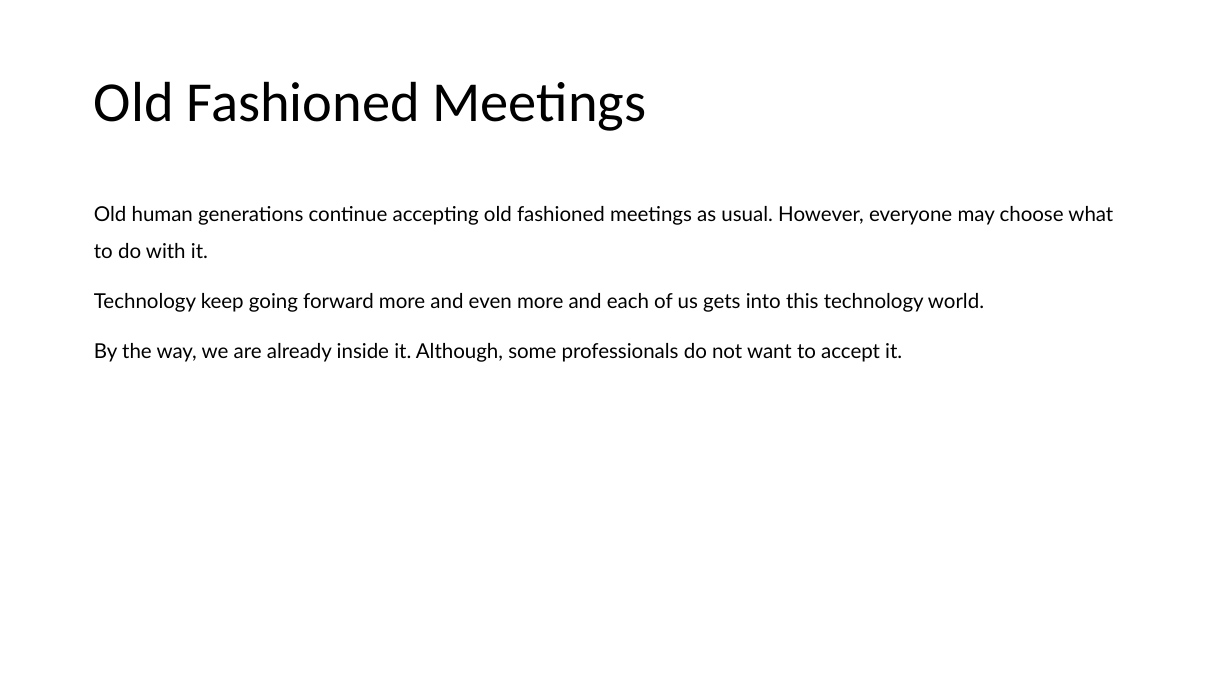
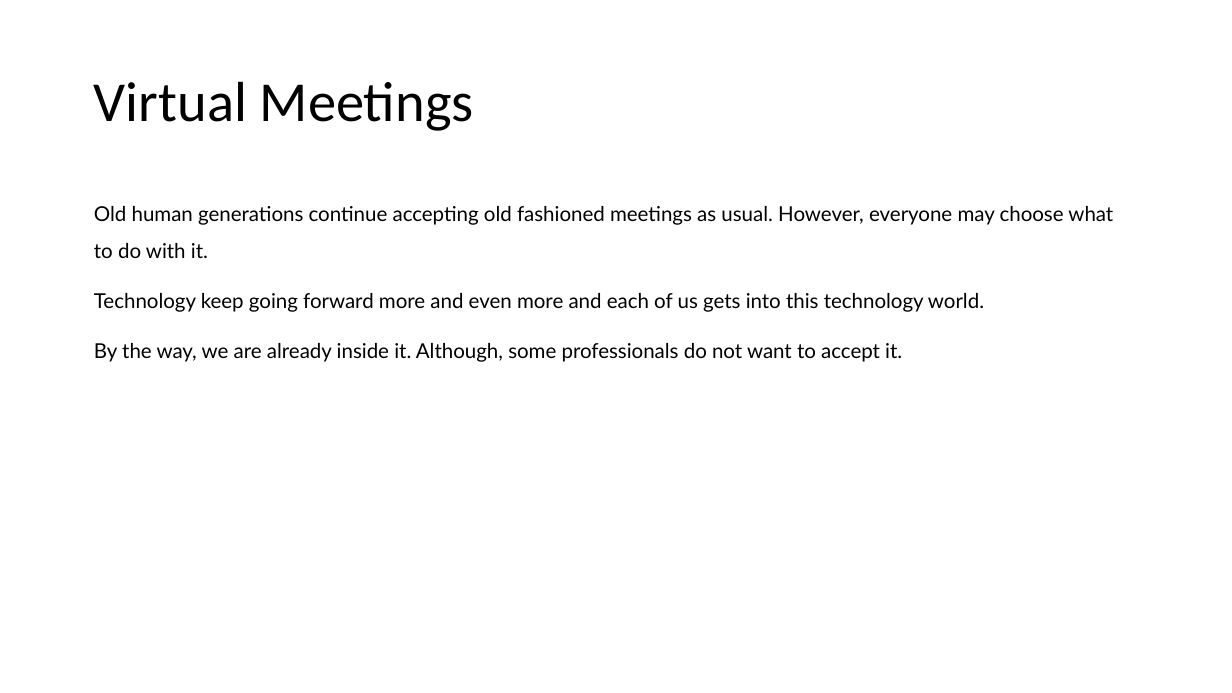
Before and after one commit to abelcondear/course, a slide deck: slide 47 of english/software-engineer.pptx. Drawn at 1232x693 pixels with LibreOffice and Linux fonts; fonts in the diff are those of the drawing. Boxes give left, top, right and bottom in pixels: in the first picture for what was removed or moved away, otherwise in the second. Text is boxed around its words. In the diff, an @@ line names an element or a change of style, - is before the commit and + after.

```diff
--- a/english/software-engineer.pptx
+++ b/english/software-engineer.pptx
@@ title at [94, 81, 474, 131]: text changed @@
-Old Fashioned Meetings
+Virtual Meetings
```
Also in this commit, not shown: 1 slide added, 1 other file.
